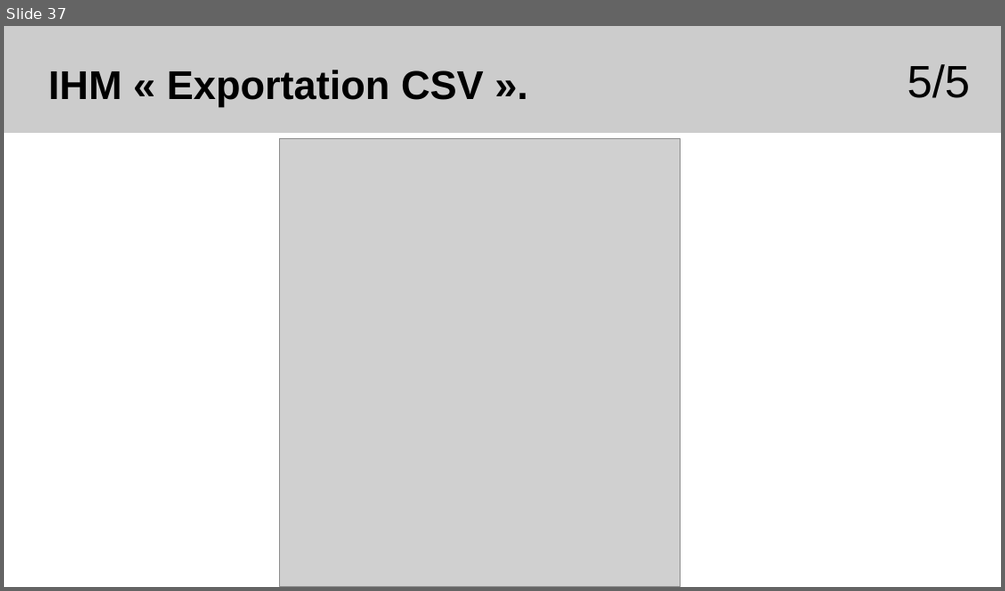
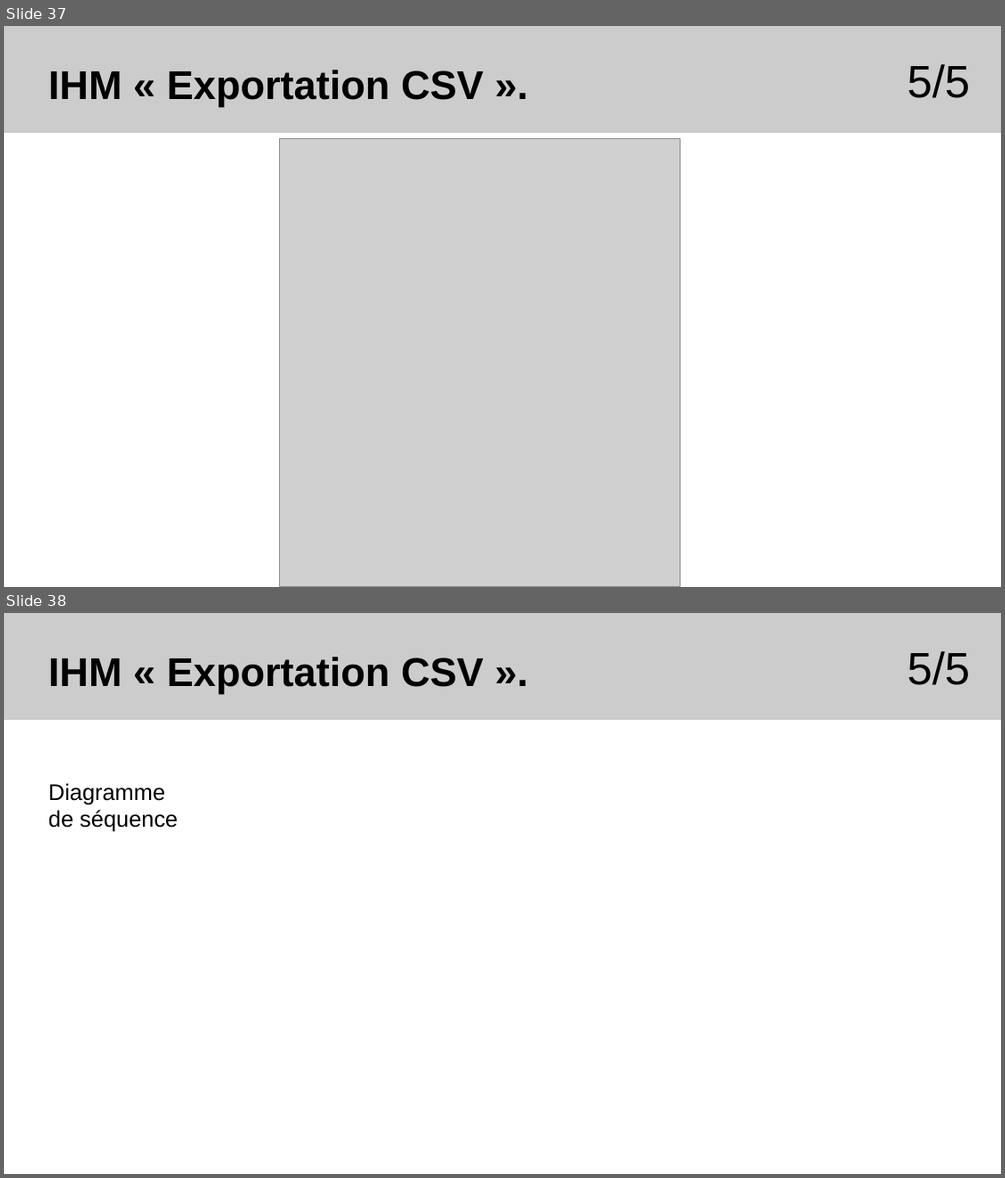
Before and after one commit to Sauvage89/sechoir-houblon, a slide deck: doc/diaporama/revue4/02-revue_sauvage.odp. Shown one above the other, each under a label of ours: slide 37 before the commit, slides 37 and 38 after it. The pictures are 1005x591 and 1005x1178 pixels, drawn with LibreOffice and Linux fonts; fonts in the diff are those of the drawing; grey boxes stand for pictures. Boxes give left, top, right and bottom in pixels: in the first picture for what was removed or moved away, otherwise in the second. Text is boxed around its words. In the diff, an @@ line names an element or a change of style, - is before the commit and + after.

```diff
--- a/doc/diaporama/revue4/02-revue_sauvage.odp
+++ b/doc/diaporama/revue4/02-revue_sauvage.odp
@@ slide 38 added at [4, 613, 1001, 1174], background #FFFFFF @@
@@ rectangle added at [4, 613, 1001, 720], fill #CCCCCC @@
@@ text added at [48, 657, 484, 693], 32 pt, text #000000, bold @@
+IHM « Exportation CSV ».
@@ text added at [907, 651, 971, 685], 36 pt, text #000000 @@
+5/5
@@ text added at [48, 783, 178, 832], 18 pt, text #000000 @@
+Diagramme de séquence
```
Also in this commit, not shown: 6 slides changed, 1 other file.
